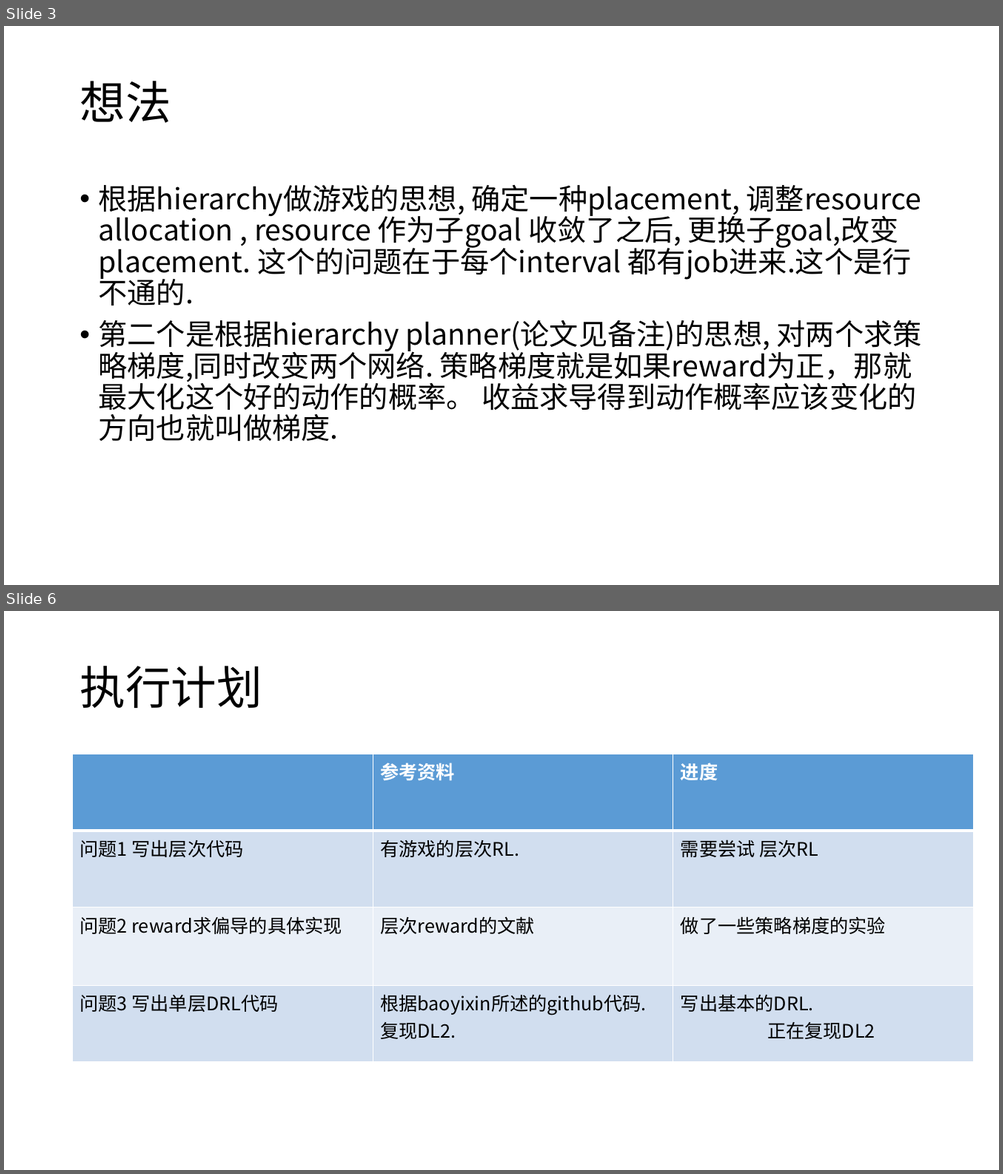
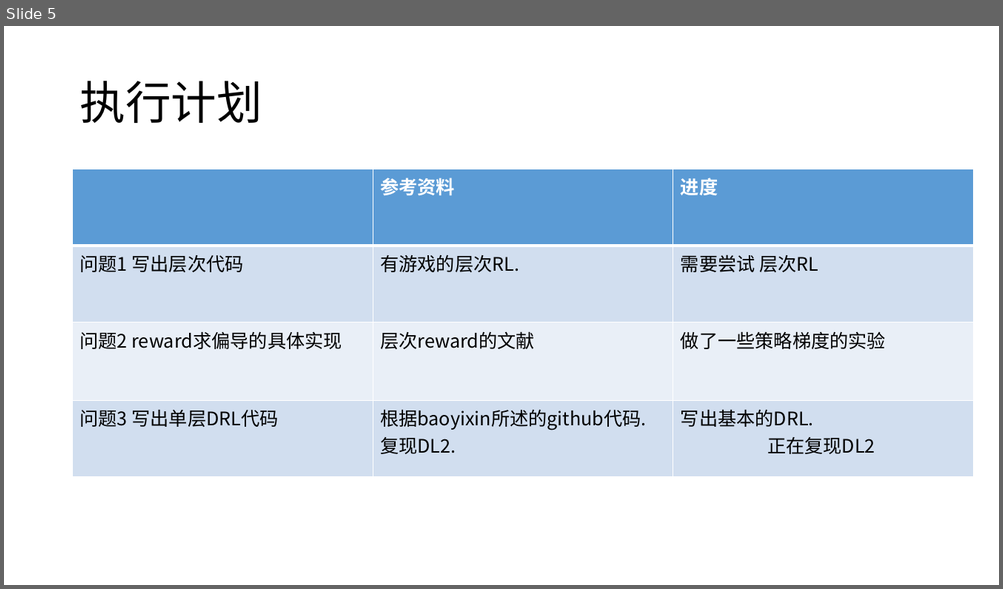
Before and after one commit to LukeLIN-web/distrubuted-ML-system, a slide deck: week report/8.11 report.pptx. Shown one above the other, each under a label of ours: slides 3 and 6 before the commit, slide 5 after it; the slides between them are not shown. The pictures are 1003x1174 and 1003x589 pixels, drawn with LibreOffice and Linux fonts; fonts in the diff are those of the drawing. Boxes give left, top, right and bottom in pixels: in the first picture for what was removed or moved away, otherwise in the second. Text is boxed around its words. In the diff, an @@ line names an element or a change of style, - is before the commit and + after.

```diff
--- a/week report/8.11 report.pptx
+++ b/week report/8.11 report.pptx
@@ slide 3 removed at (x1=4, y1=26, x2=999, y2=585), background #FFFFFF @@
@@ title removed at (x1=79, y1=81, x2=170, y2=123) @@
-想法
@@ text removed at (x1=99, y1=185, x2=922, y2=442) @@
-• 根据hierarchy做游戏的思想, 确定一种placement, 调整resource allocation , resource 作为子goal 收敛了之后, 更换子goal,改变placement. 这个的问题在于每个interval 都有job进来.这个是行不通的.
-• 第二个是根据hierarchy planner(论文见备注)的思想, 对两个求策略梯度,同时改变两个网络. 策略梯度就是如果reward为正，那就最大化这个好的动作的概率。 收益求导得到动作概率应该变化的方向也就叫做梯度.
@@ what was slide 6 is now slide 5 @@
```
Also in this commit, not shown: 4 slides changed, 1 slide added, 1 other slide removed, 7 other files.
